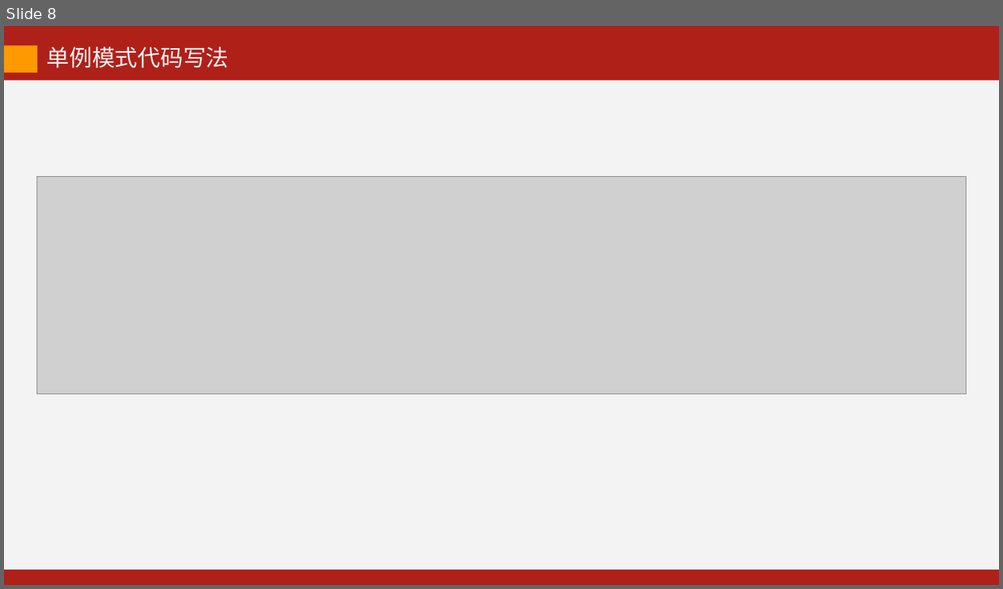
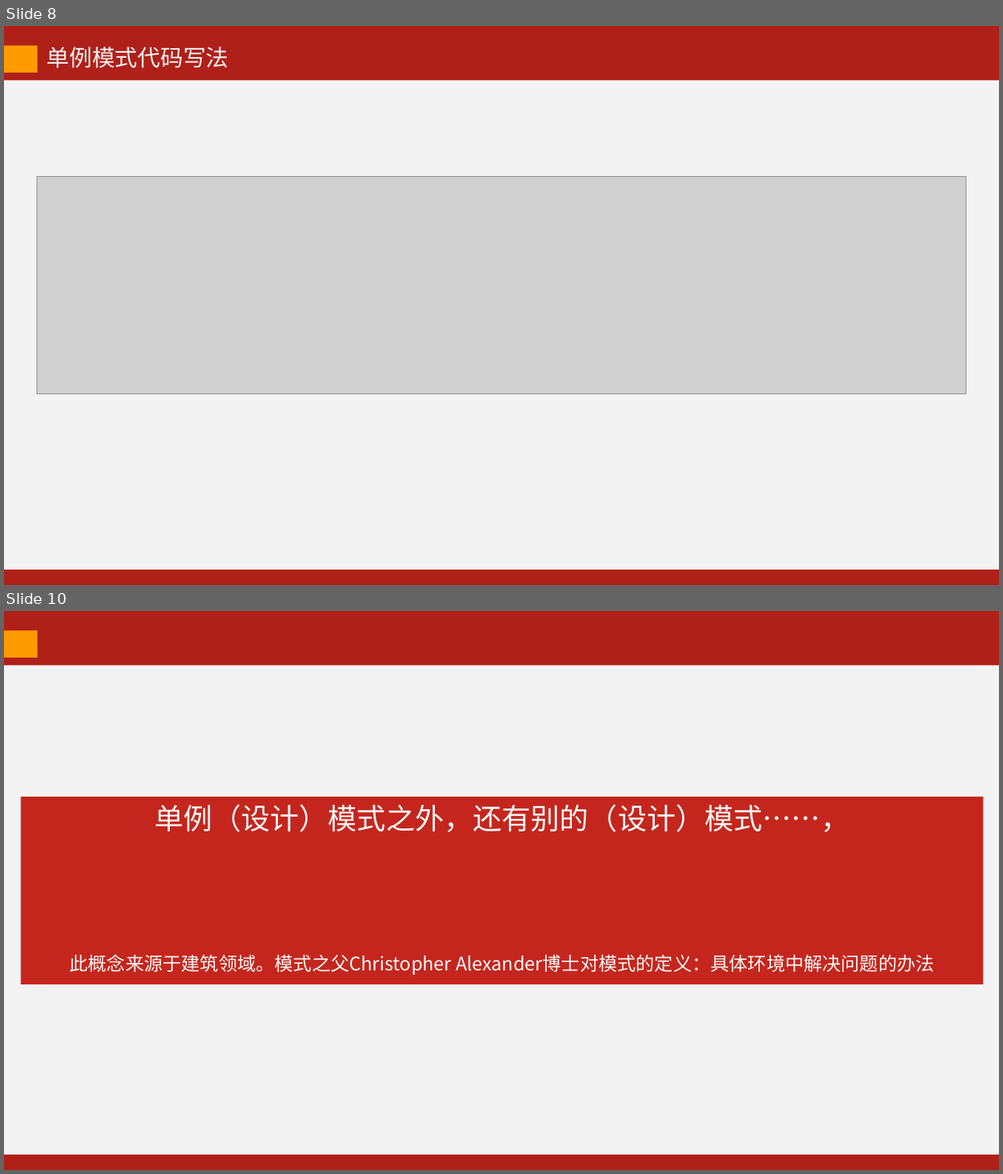
Before and after one commit to kevinjoyce/JavaCourseWare, a slide deck: PPT/每次课PPT/02 面向对象（上）.pptx. Shown one above the other, each under a label of ours: slide 8 before the commit, slides 8 and 10 after it; the slides between them are not shown. The pictures are 1003x589 and 1003x1174 pixels, drawn with LibreOffice and Linux fonts; fonts in the diff are those of the drawing; grey boxes stand for pictures. Boxes give left, top, right and bottom in pixels: in the first picture for what was removed or moved away, otherwise in the second. Text is boxed around its words. In the diff, an @@ line names an element or a change of style, - is before the commit and + after.

```diff
--- a/PPT/每次课PPT/02 面向对象（上）.pptx
+++ b/PPT/每次课PPT/02 面向对象（上）.pptx
@@ slide 10 added at (x1=4, y1=611, x2=999, y2=1170), background #AF2019 @@
@@ rectangle added at (x1=4, y1=630, x2=37, y2=657), fill #FF9900 @@
@@ rectangle added at (x1=4, y1=666, x2=999, y2=1154), fill #F3F3F3 @@
@@ rectangle added at (x1=20, y1=797, x2=982, y2=985), fill #C4261D, 18 pt, text #F8F8F8 @@
+单例（设计）模式之外，还有别的（设计）模式……，
+此概念来源于建筑领域。模式之父Christopher Alexander博士对模式的定义：具体环境中解决问题的办法
```
Also in this commit, not shown: 1 slide changed, 1 other slide added, 6 other files.
